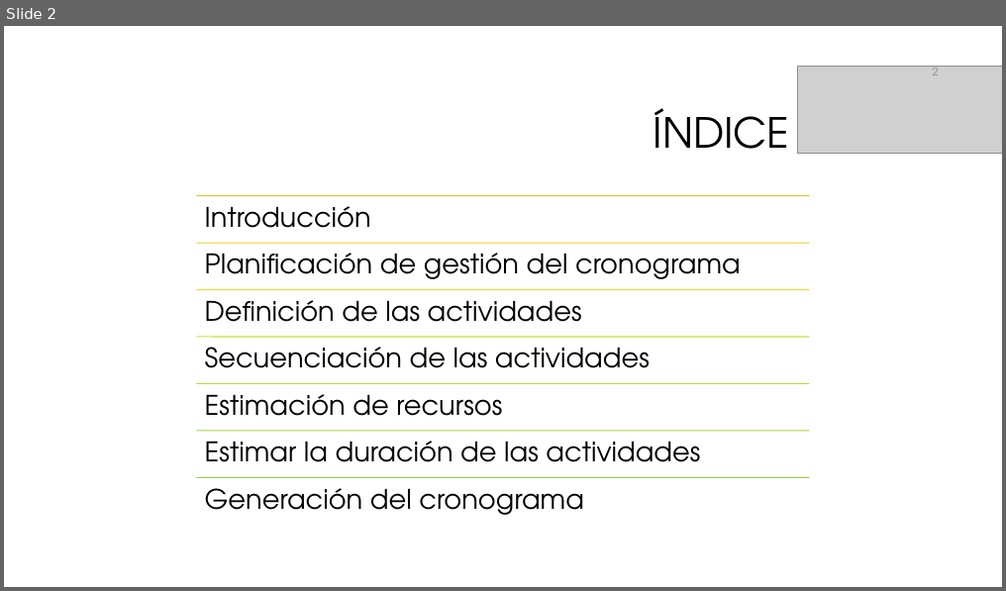
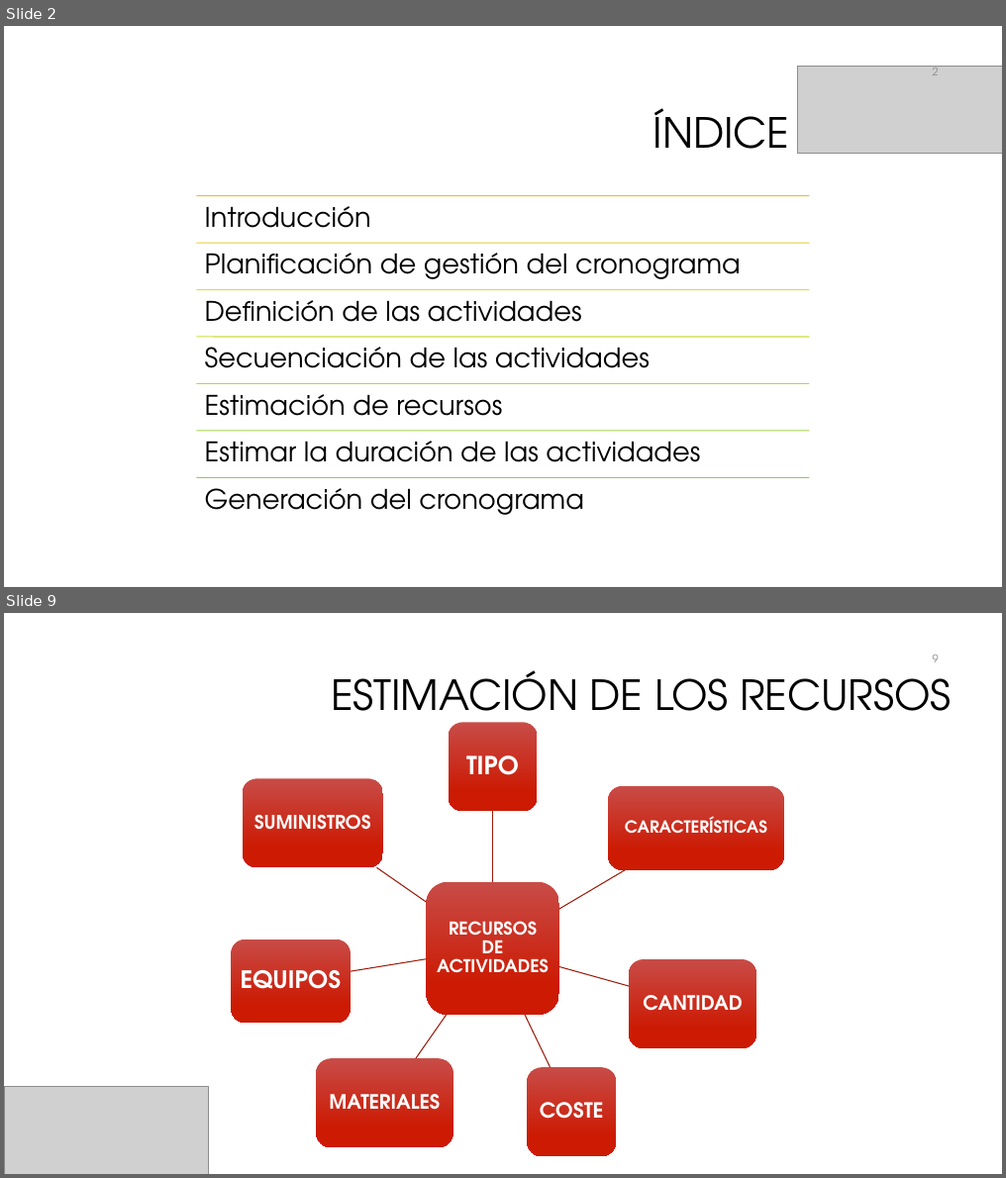
Before and after one commit to galledohm/Gestion_Proyectos, a slide deck: Documentos_generados/2.Gestion del tiempo/Presentación2.pptx. Shown one above the other, each under a label of ours: slide 2 before the commit, slides 2 and 9 after it; the slides between them are not shown. The pictures are 1006x591 and 1006x1178 pixels, drawn with LibreOffice and Linux fonts; fonts in the diff are those of the drawing; grey boxes stand for pictures; background and template pictures are left out. Boxes give left, top, right and bottom in pixels: in the first picture for what was removed or moved away, otherwise in the second. Text is boxed around its words. In the diff, an @@ line names an element or a change of style, - is before the commit and + after.

```diff
--- a/Documentos_generados/2.Gestion del tiempo/Presentación2.pptx
+++ b/Documentos_generados/2.Gestion del tiempo/Presentación2.pptx
@@ slide 9 added at (x1=4, y1=613, x2=1002, y2=1174), background #FFFFFF @@
@@ title added at (x1=331, y1=670, x2=950, y2=729), 40 pt, text #000000 @@
+ESTIMACIÓN DE LOS RECURSOS
@@ page number added at (x1=933, y1=655, x2=939, y2=663), 10.5 pt, text #8C8C8C @@
+9
@@ group added at (x1=232, y1=722, x2=784, y2=1157): 8 rounded rectangles, 8 texts, 7 freeform shapes @@
+RECURSOS DE ACTIVIDADES
+TIPO
+CARACTERÍSTICAS
+CANTIDAD
+COSTE
+MATERIALES
+EQUIPOS
+SUMINISTROS
@@ picture added at (x1=4, y1=1087, x2=209, y2=1174) @@
```
Also in this commit, not shown: 7 other slides added, 1 slide removed.
